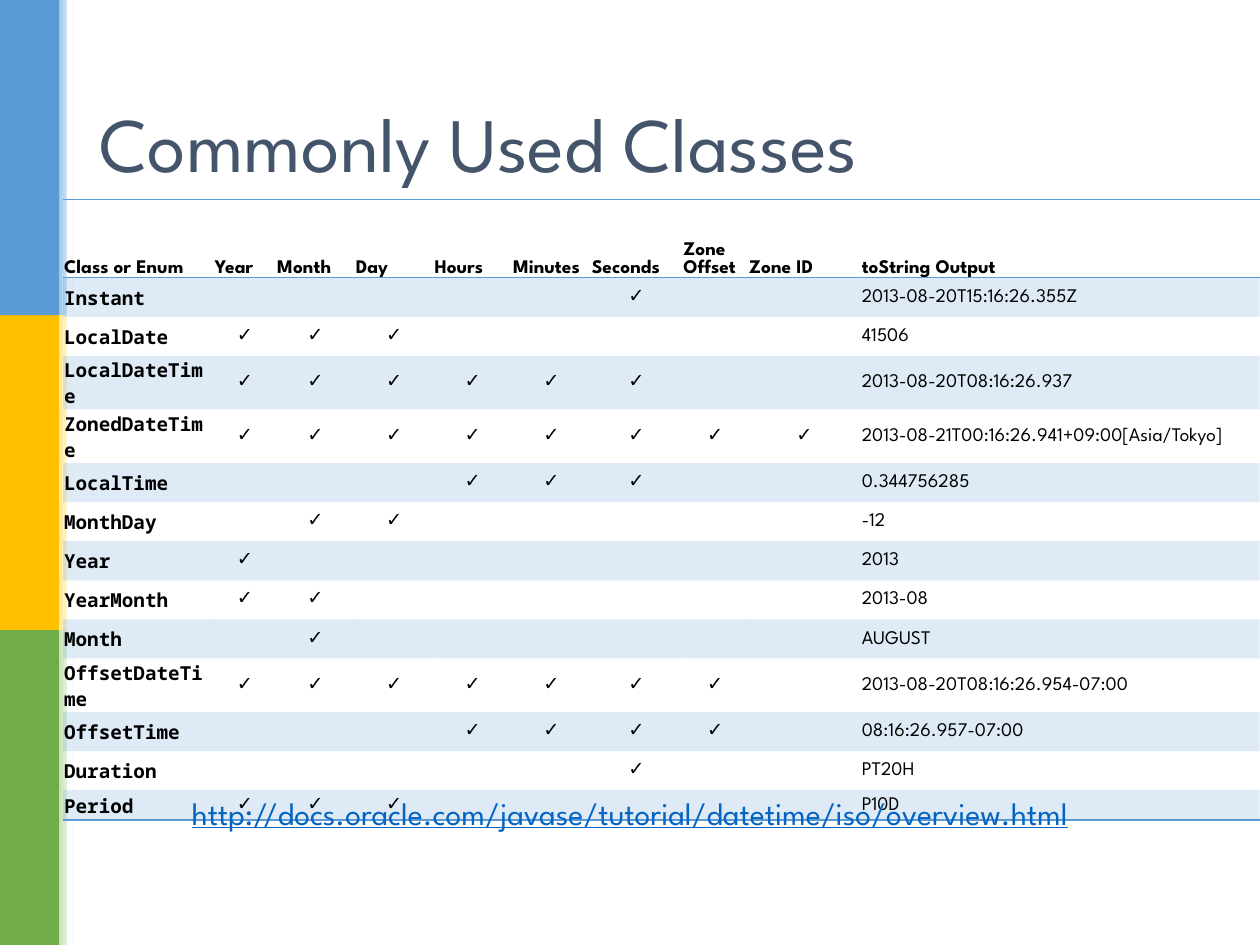
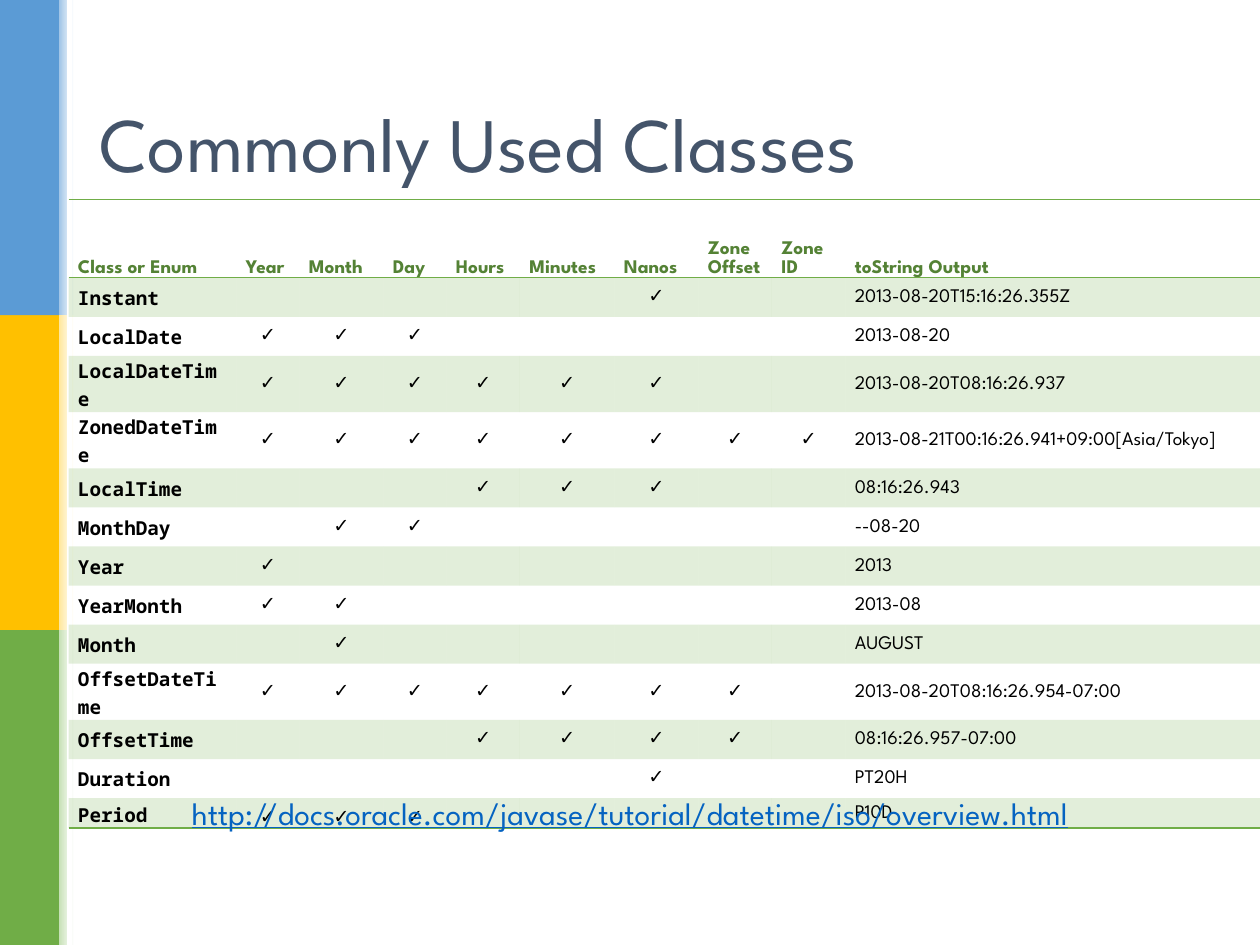
Before and after one commit to sualeh/make-a-date, a slide deck: slide 34 of Java 8 Date and Time API.pptx. Drawn at 1260x945 pixels with LibreOffice and Linux fonts; fonts in the diff are those of the drawing; background and template pictures are left out. Boxes give left, top, right and bottom in pixels: in the first picture for what was removed or moved away, otherwise in the second. Text is boxed around its words. In the diff, an @@ line names an element or a change of style, - is before the commit and + after.

```diff
--- a/Java 8 Date and Time API.pptx
+++ b/Java 8 Date and Time API.pptx
@@ table at box(68, 199, 1259, 832) @@
-row 1, column 7: Seconds
+row 1, column 7: Nanos
-row 3, column 10: 41506
+row 3, column 10: 2013-08-20
-row 6, column 10: 0.344756285
+row 6, column 10: 08:16:26.943
-row 7, column 10: -12
+row 7, column 10: --08-20
@@ fill #5B9BD5 at 20% opacity to #70AD47 at 20% opacity in 70 cells @@
@@ text colour #000000 to #548235 in "Class or Enum", "Year", "Month", "Day" and 5 more places @@
@@ line spacing 1 to 1.07 @@
@@ line spacing 1 to 17.1pt @@
@@ borders changed @@
@@ table: place and size @@
-table at box(63, 199, 1260, 821)
+table at box(68, 199, 1259, 832)
```
Also in this commit, not shown: 8 other slides changed.
